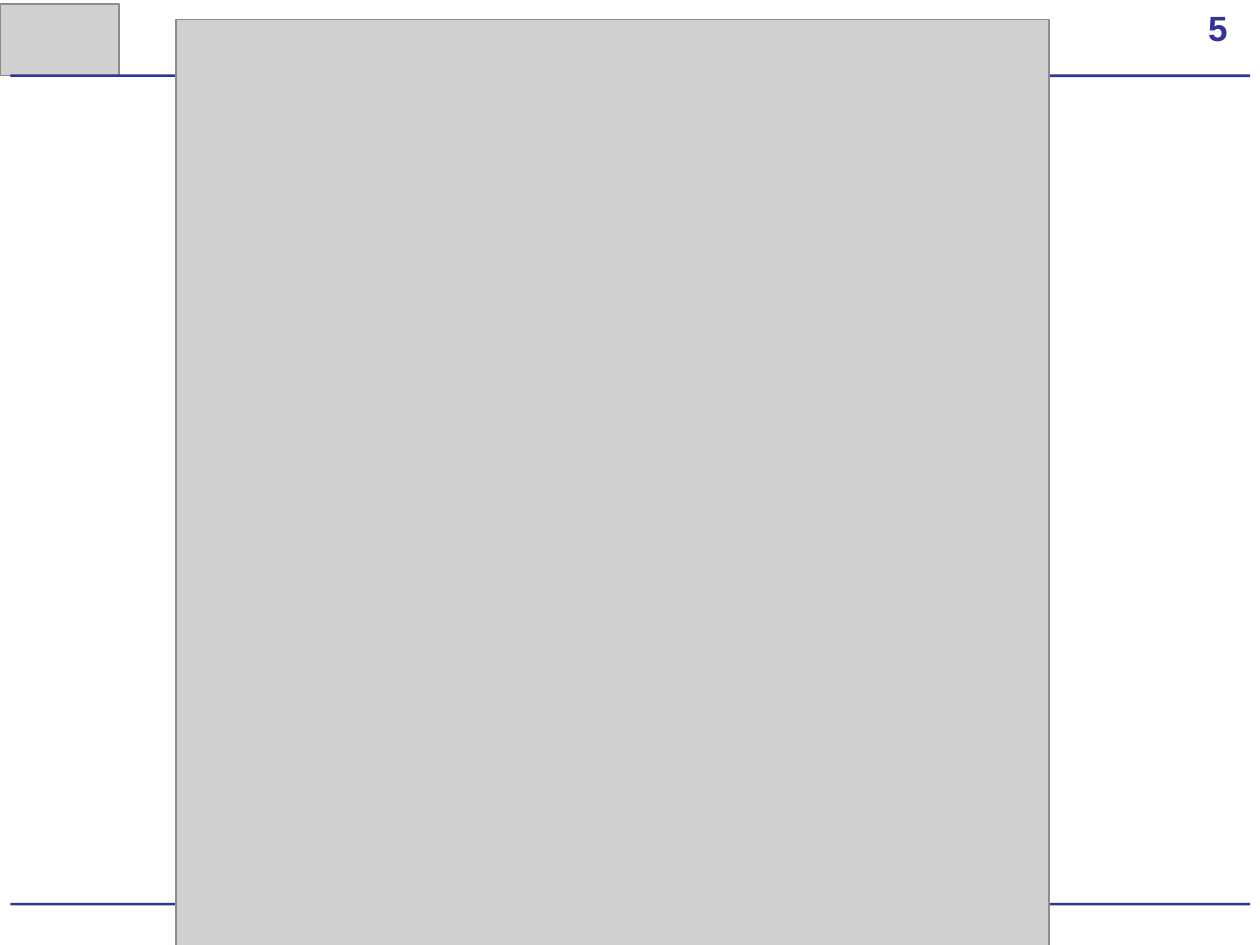
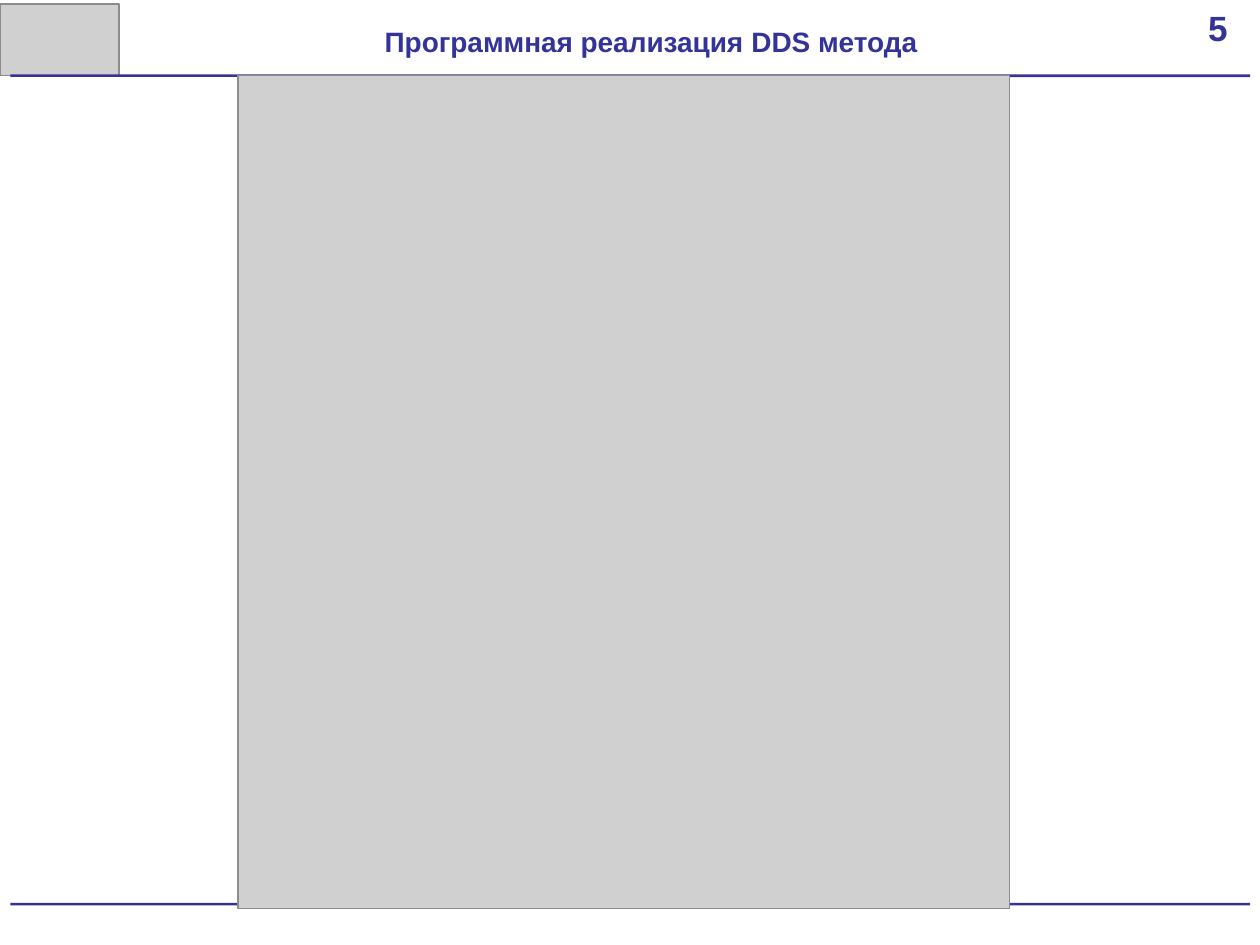
Before and after one commit to scorpion-afi/oscilator, a slide deck: slide 7 of documentation/Presentation.pptx. Drawn at 1260x945 pixels with LibreOffice and Linux fonts; fonts in the diff are those of the drawing; grey boxes stand for pictures. Boxes give left, top, right and bottom in pixels: in the first picture for what was removed or moved away, otherwise in the second. Text is boxed around its words. In the diff, an @@ line names an element or a change of style, - is before the commit and + after.

```diff
--- a/documentation/Presentation.pptx
+++ b/documentation/Presentation.pptx
@@ text added at (385, 32, 917, 57), 16 pt, text #333399, bold @@
+Программная реализация DDS метода
@@ picture: place and size @@
-picture at (176, 20, 1050, 945)
+picture at (238, 76, 1009, 908)
```
Also in this commit, not shown: 1 other slide changed.
